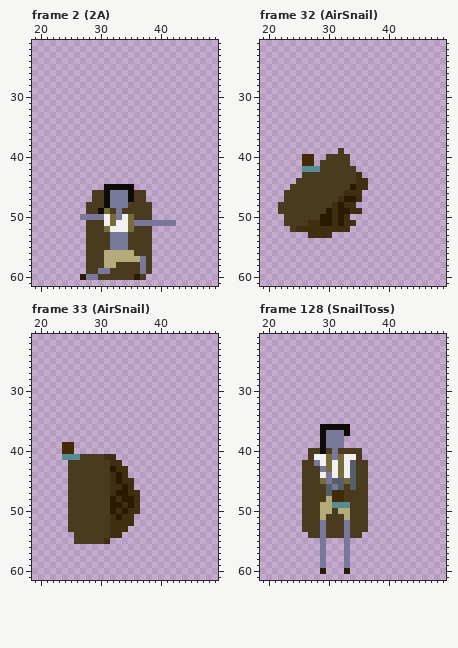
A pixel-art file gets an edit: GWS/Sprites/Movesets/SL Moveset/SL_Full_Moveset.ase. The first picture shows the starting point.
64x64 pixels, 236 frames. Shown: frame 2 (2A): x 19..49, y 21..61; frame 32 (AirSnail): x 19..49, y 21..61; frame 33 (AirSnail): x 19..49, y 21..61; frame 128 (SnailToss): x 19..49, y 21..61. The commit also changed other frames, which this record leaves out.
Now the later version:
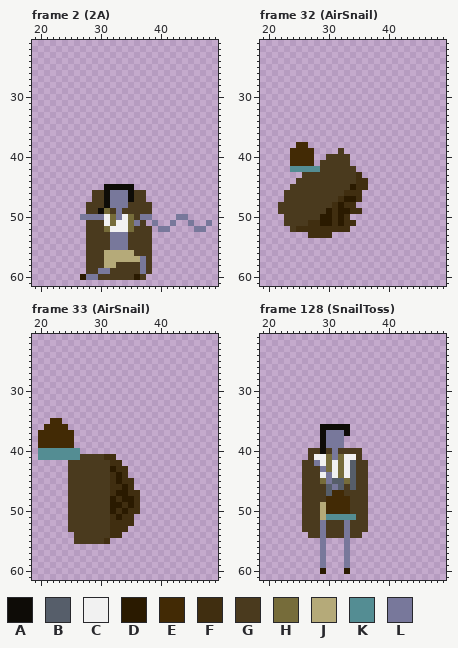
Palette (. is transparent): A #0e0c07  B #565e6a  C #f1f1f1  D #2a1a00  E #422a05  F #402e10  G #4a3a1e  H #766c3a  J #b5aa79  K #548d93  L #78789b
The exact change:
--- frame 2 (2A), layer "Layer 1"
@@ x 35..49 @@
 49 GGGG...........
-50 HGGG...........
-51 HLLLLLLL.......
-52 HGGG...........
+50 HGLL....LL.....
+51 HLG.L..L..L..L.
+52 HGGG.LL....LL..
 53 GGGG...........
--- frame 32 (AirSnail), layer "Layer 2"
@@ x 22..29 @@
 37 ........
-38 ........
-39 ........
-40 ....EE..
-41 ....EE.G
-42 ....KKKG
+38 ...EE...
+39 ..EEEE..
+40 ..EEEE..
+41 ..EEEE.G
+42 ..KKKKKG
 43 ....GGGG
--- frame 33 (AirSnail), layer "Layer 2"
@@ x 19..28 @@
 34 ..........
-35 ..........
-36 ..........
-37 ..........
-38 ..........
-39 .....EE...
-40 .....EE...
-41 .....KKKGG
+35 ...EE.....
+36 ..EEEE....
+37 .EEEEEE...
+38 .EEEEEE...
+39 .EEEEEE...
+40 .KKKKKKK..
+41 .KKKKKKKGG
 42 ......GGGG
--- frame 128 (SnailToss), layer "Layer 2"
@@ x 28..36 @@
 47 GGBEEGGGG
-48 GGJEEGGGG
-49 GJJKKKGGG
-50 GJJGJJGGG
-51 GJGGGJGGG
+48 GGEEEEGGG
+49 GJEEEEGGG
+50 GJEEEEGGG
+51 GJKKKKKGG
 52 GLGGGLGGG
Boxes around the changes in both pictures, in picture pixels (x1, y1, x2, y2):
changed: (140, 214, 212, 232)
added: (290, 142, 314, 172)
changed: (38, 418, 80, 460)
changed: (326, 496, 356, 520)
